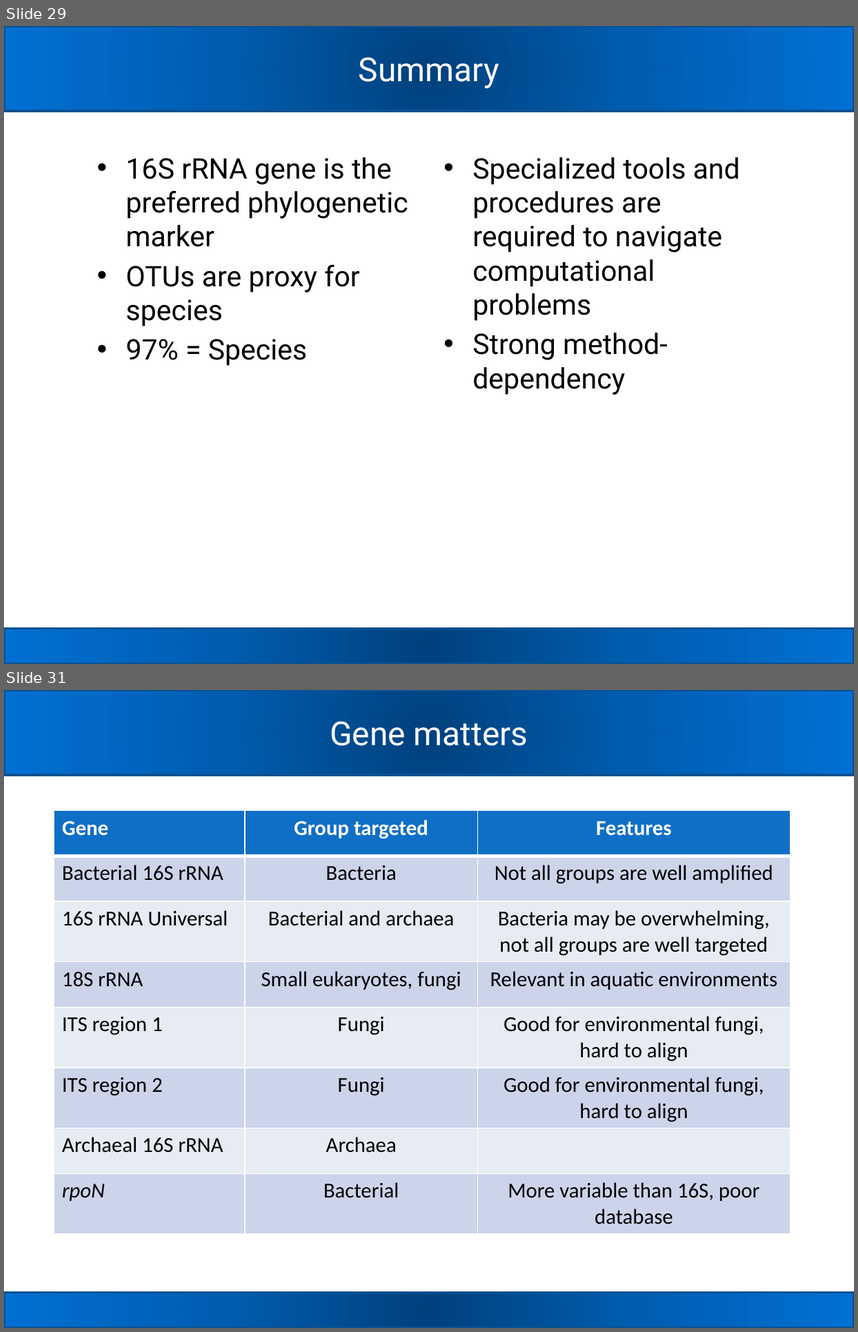
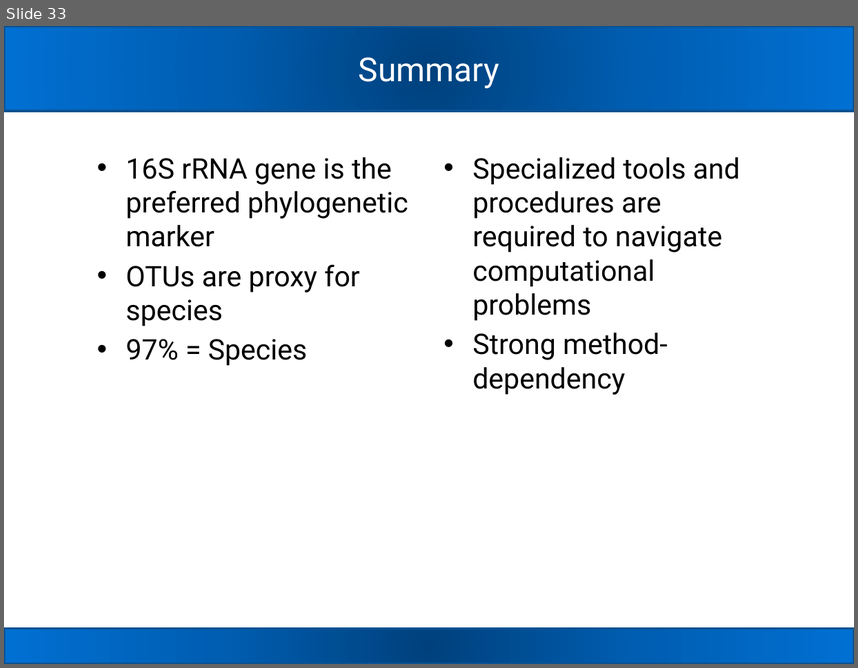
Before and after one commit to carden24/2018_Taller_Genomica_ambiental, a slide deck: W2_16S_analysis.pptx. Shown one above the other, each under a label of ours: slides 29 and 31 before the commit, slide 33 after it; the slides between them are not shown. The pictures are 858x1332 and 858x668 pixels, drawn with LibreOffice and Linux fonts; fonts in the diff are those of the drawing. Boxes give left, top, right and bottom in pixels: in the first picture for what was removed or moved away, otherwise in the second. Text is boxed around its words. In the diff, an @@ line names an element or a change of style, - is before the commit and + after.

```diff
--- a/W2_16S_analysis.pptx
+++ b/W2_16S_analysis.pptx
@@ slide 31 removed at <box>4,690,854,1328</box>, background #FFFFFF; not listed: 2 template elements that a slide beside it also shows @@
@@ title removed at <box>330,721,528,746</box> @@
-Gene matters
@@ table removed at <box>53,811,791,1227</box>, 8 rows, 3 columns @@
-Gene | Group targeted | Features
-Bacterial 16S rRNA | Bacteria | Not all groups are well amplified
-16S rRNA Universal | Bacterial and archaea | Bacteria may be overwhelming, not all groups are well targeted
-18S rRNA | Small eukaryotes, fungi | Relevant in aquatic environments
-ITS region 1 | Fungi | Good for environmental fungi, hard to align
-ITS region 2 | Fungi | Good for environmental fungi, hard to align
-Archaeal 16S rRNA | Archaea | 
-rpoN | Bacterial | More variable than 16S, poor database
@@ what was slide 29 is now slide 33 @@
```
Also in this commit, not shown: 3 slides changed, 5 slides added, 5 other slides removed, 10 other files.
